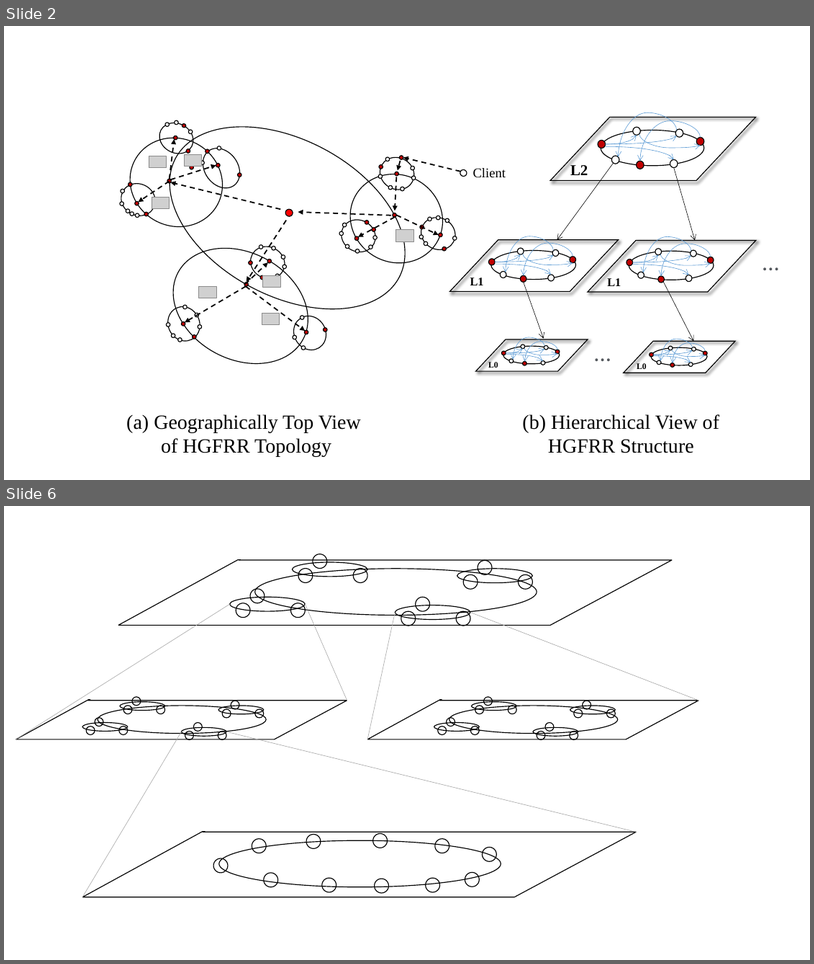
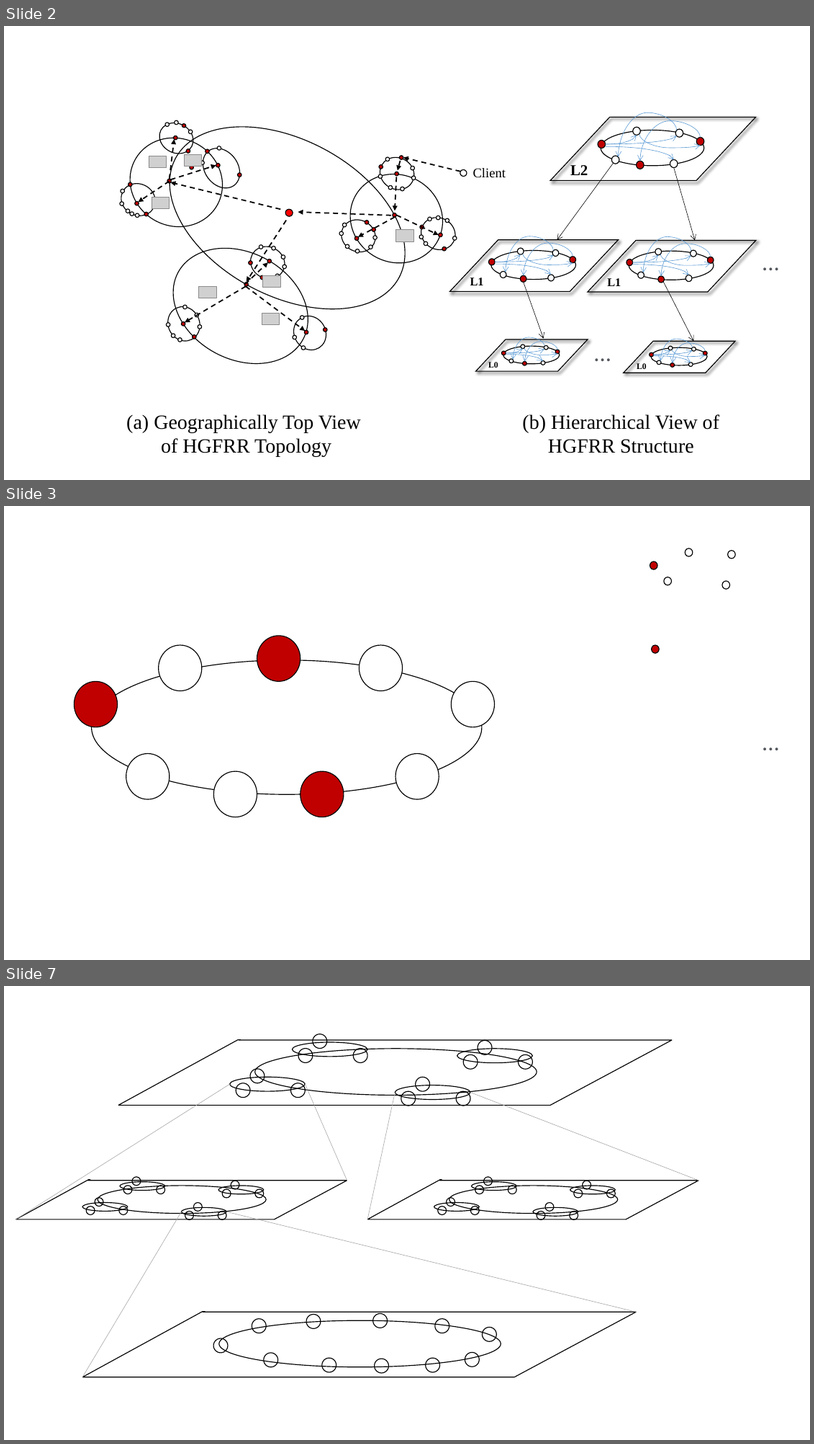
Before and after one commit to James-QiuHaoran/structured-p2p-overlay-network, a slide deck: paper-atc/paper-src/figures/structure.pptx. Shown one above the other, each under a label of ours: slides 2 and 6 before the commit, slides 2, 3 and 7 after it; the slides between them are not shown. The pictures are 814x964 and 814x1444 pixels, drawn with LibreOffice and Linux fonts; fonts in the diff are those of the drawing; grey boxes stand for pictures; background and template pictures are left out. Boxes give left, top, right and bottom in pixels: in the first picture for what was removed or moved away, otherwise in the second. Text is boxed around its words. In the diff, an @@ line names an element or a change of style, - is before the commit and + after.

```diff
--- a/paper-atc/paper-src/figures/structure.pptx
+++ b/paper-atc/paper-src/figures/structure.pptx
@@ slide 3 added at bbox=[4, 506, 810, 960], background #FFFFFF @@
@@ ellipse added at bbox=[686, 548, 694, 556], fill #FFFFFF, outline #000000 1 pt @@
@@ ellipse added at bbox=[650, 561, 658, 569], fill #C00000, outline #000000 1 pt @@
@@ ellipse added at bbox=[728, 550, 736, 558], fill #FFFFFF, outline #000000 1 pt @@
@@ ellipse added at bbox=[665, 577, 672, 584], fill #FFFFFF, outline #000000 1 pt @@
@@ ellipse added at bbox=[723, 581, 730, 589], fill #FFFFFF, outline #000000 1 pt @@
@@ ellipse added at bbox=[159, 645, 203, 691], fill #FFFFFF, outline #000000 1 pt @@
@@ ellipse added at bbox=[257, 636, 301, 682], fill #C00000, outline #000000 1 pt @@
@@ ellipse added at bbox=[359, 645, 403, 691], fill #FFFFFF, outline #000000 1 pt @@
@@ ellipse added at bbox=[652, 645, 660, 653], fill #C00000, outline #000000 1 pt @@
@@ ellipse added at bbox=[92, 660, 483, 795], fill #FFFFFF, outline #000000 1 pt @@
@@ ellipse added at bbox=[74, 682, 118, 728], fill #C00000, outline #000000 1 pt @@
@@ ellipse added at bbox=[452, 682, 495, 728], fill #FFFFFF, outline #000000 1 pt @@
@@ text added at bbox=[756, 724, 790, 759], 28 pt, text gradient #53575C to #C5C7CA @@
+...
@@ ellipse added at bbox=[126, 754, 170, 800], fill #FFFFFF, outline #000000 1 pt @@
@@ ellipse added at bbox=[396, 754, 440, 800], fill #FFFFFF, outline #000000 1 pt @@
@@ ellipse added at bbox=[214, 771, 257, 817], fill #FFFFFF, outline #000000 1 pt @@
@@ ellipse added at bbox=[301, 771, 344, 817], fill #C00000, outline #000000 1 pt @@
@@ what was slide 6 is now slide 7 @@
```
Also in this commit, not shown: 1 other slide added, 1 slide removed, 5 other files.
